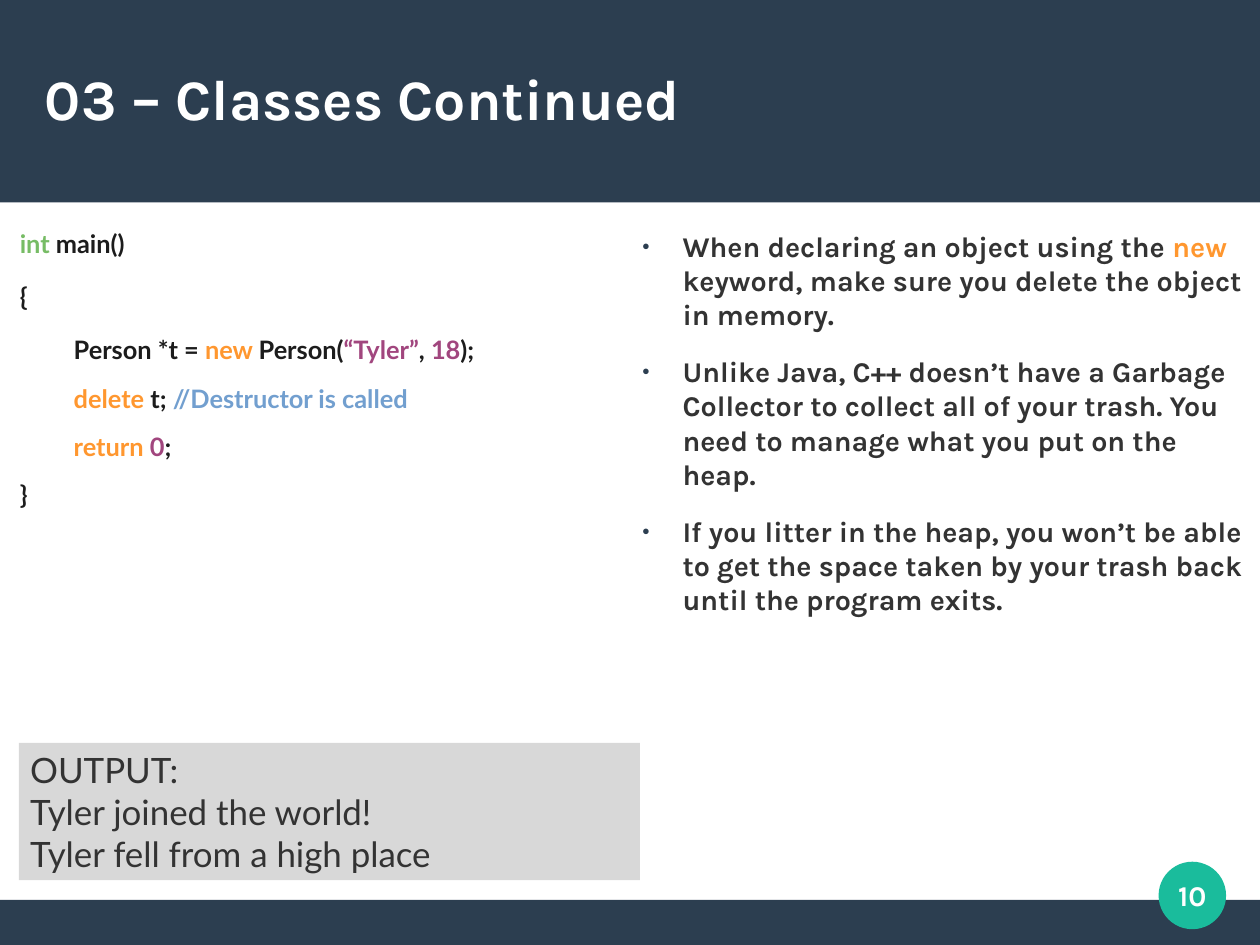
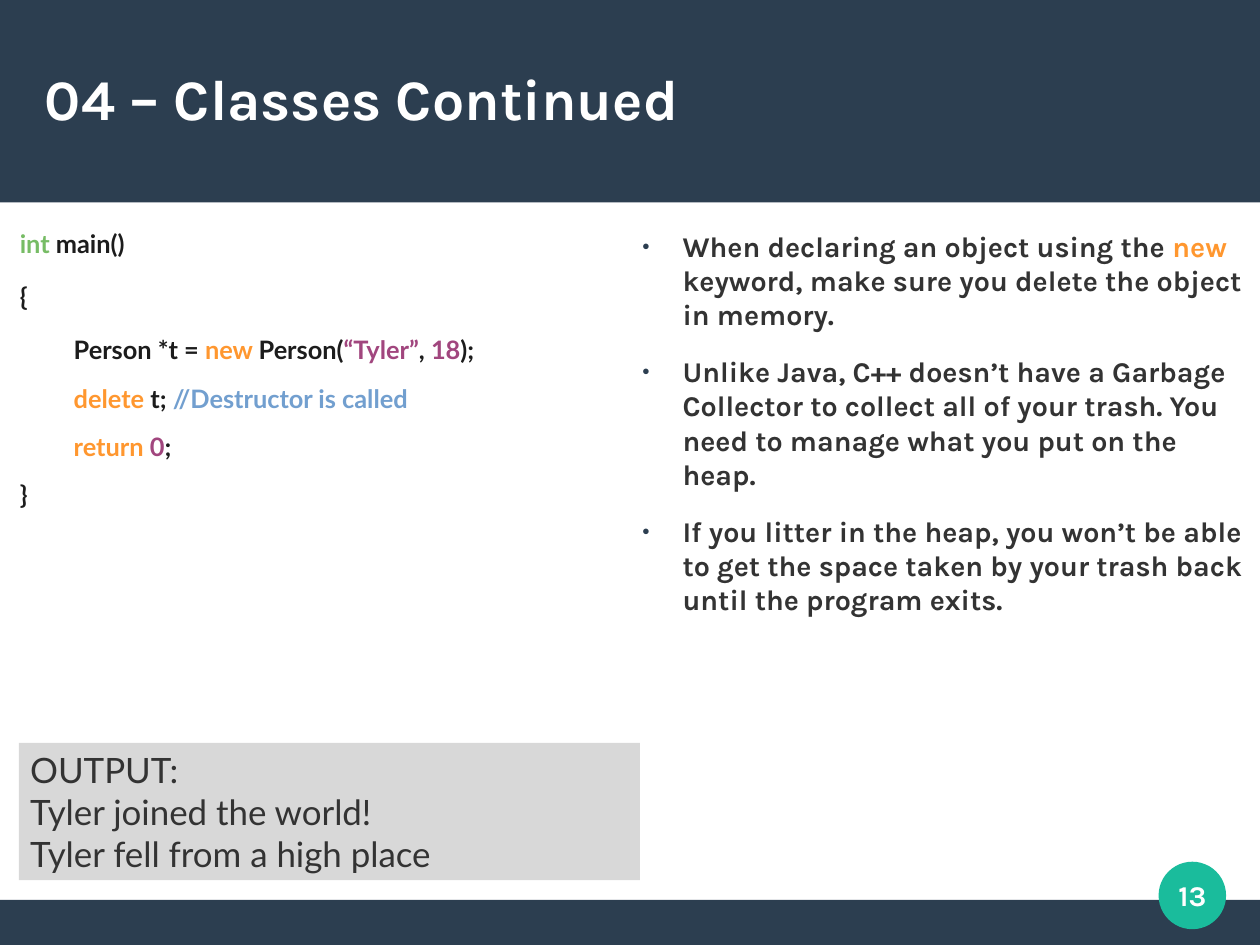
Before and after one commit to DuongTyler/CppCrashCourse, a slide deck: slide 13 of CPP.odp (slide 10 before the commit). Drawn at 1260x945 pixels with LibreOffice and Linux fonts; fonts in the diff are those of the drawing. Boxes give left, top, right and bottom in pixels: in the first picture for what was removed or moved away, otherwise in the second. Text is boxed around its words. In the diff, an @@ line names an element or a change of style, - is before the commit and + after.

```diff
--- a/CPP.odp
+++ b/CPP.odp
@@ title at (45,79,678,121): text changed @@
-03 – Classes Continued
+04 – Classes Continued
@@ page number at (1178,887,1206,907): text changed @@
-10
+13
```
Also in this commit, not shown: 5 other slides changed, 4 slides added, 2 other files.
